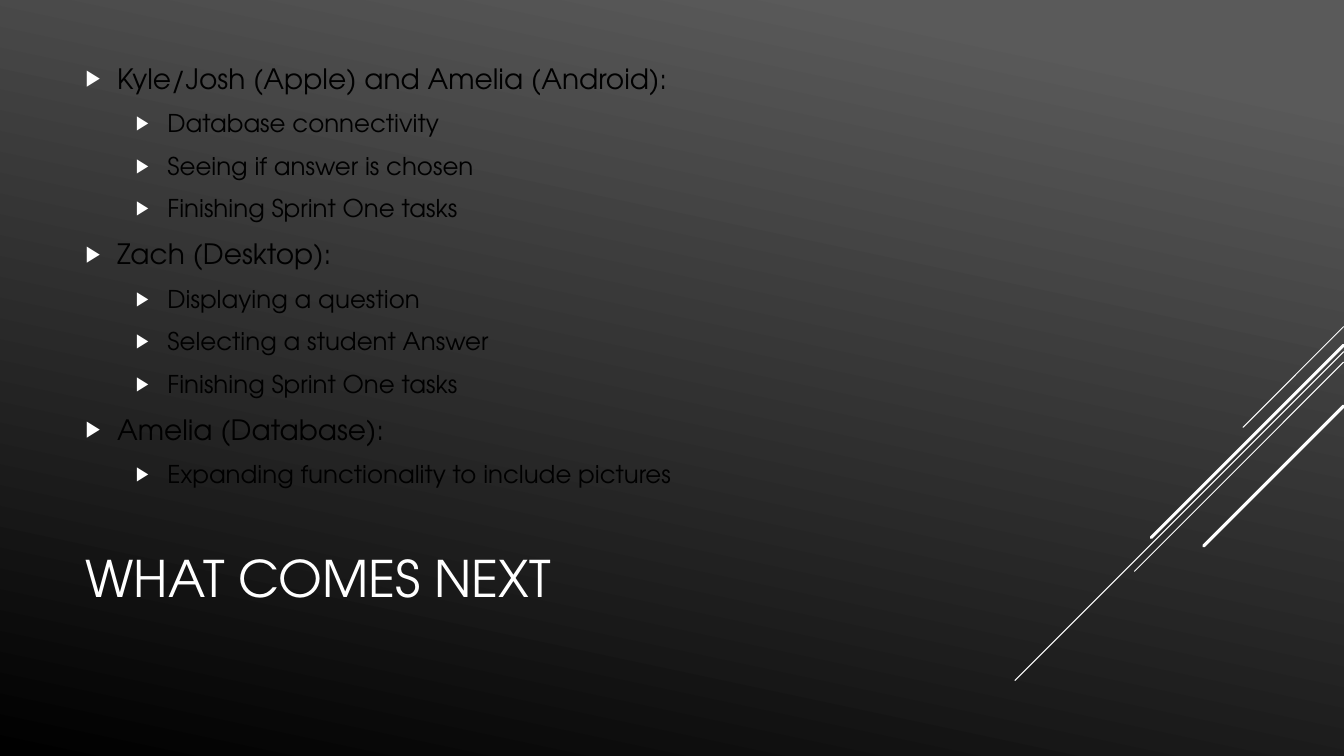
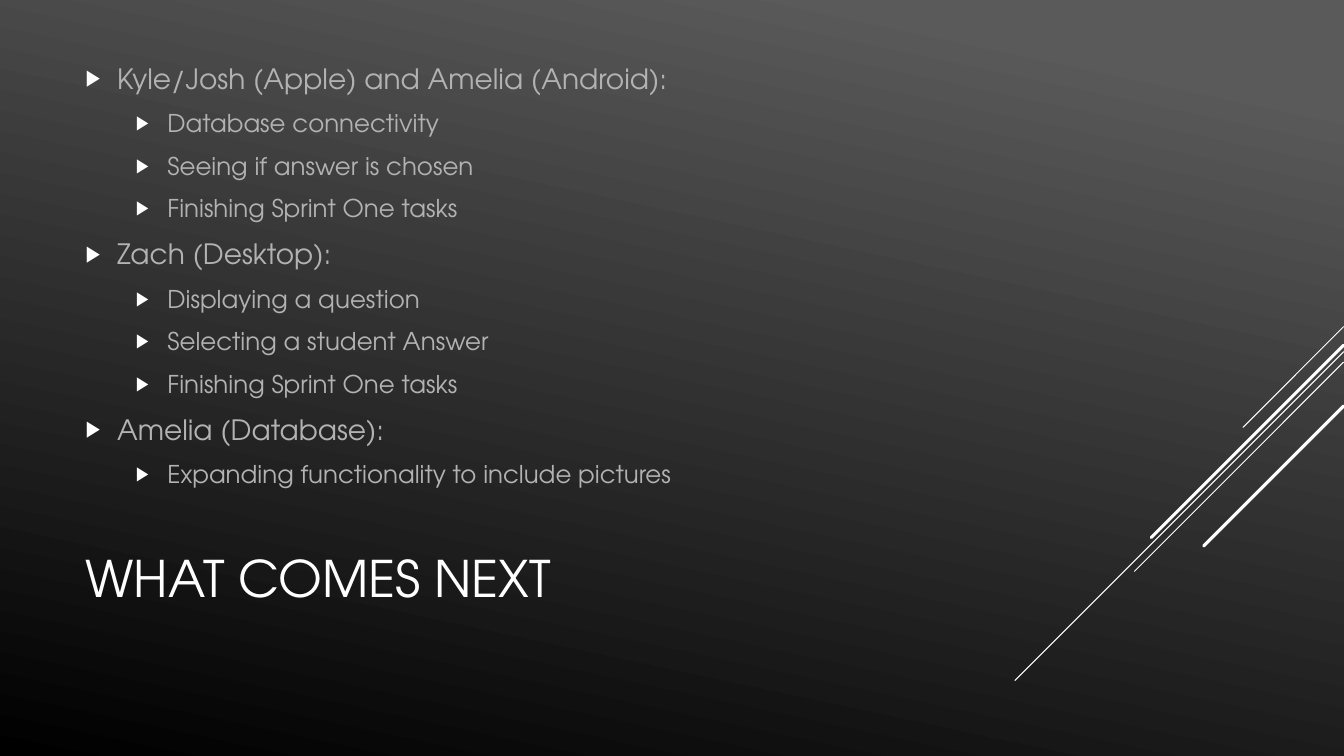
Before and after one commit to DucksDucksDucks/Game_Of_Phones_Design, a slide deck: slide 9 of Presentations/Sprint Two Elaboration.pptx (slide 8 before the commit). Drawn at 1344x756 pixels with LibreOffice and Linux fonts; fonts in the diff are those of the drawing. Boxes give left, top, right and bottom in pixels: in the first picture for what was removed or moved away, otherwise in the second. Text is boxed around its words. In the diff, an @@ line names an element or a change of style, - is before the commit and + after.

Commit message:
Sprint Two Elaboration Presentation
Finalized Presentation

```diff
--- a/Presentations/Sprint Two Elaboration.pptx
+++ b/Presentations/Sprint Two Elaboration.pptx
@@ text "Kyle/Josh (Apple) and Amelia (Android):" at box(117, 68, 671, 488): text colour #000000 to #B2B2B2 @@
```
Also in this commit, not shown: 1 other slide changed, 3 slides added, 2 slides removed.
